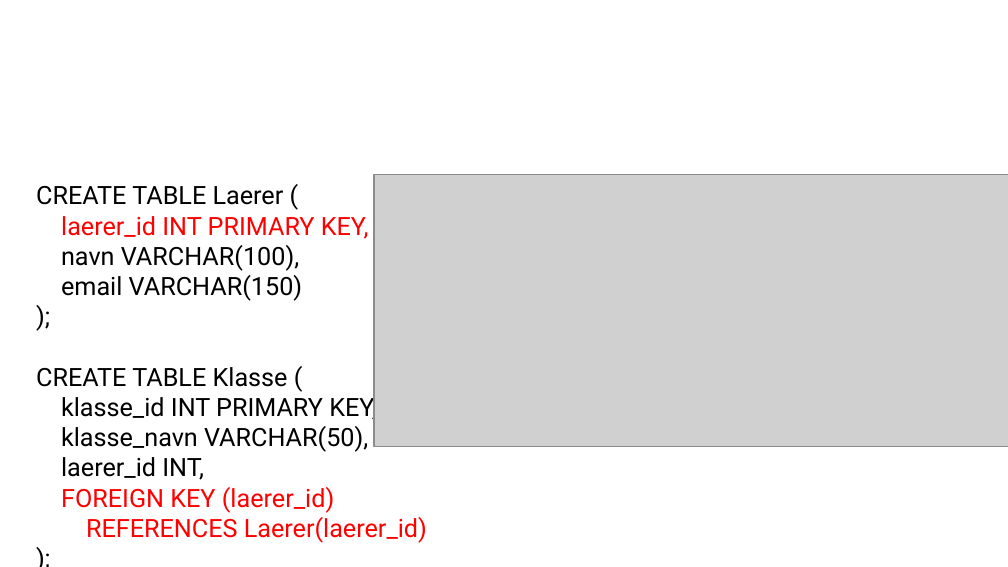
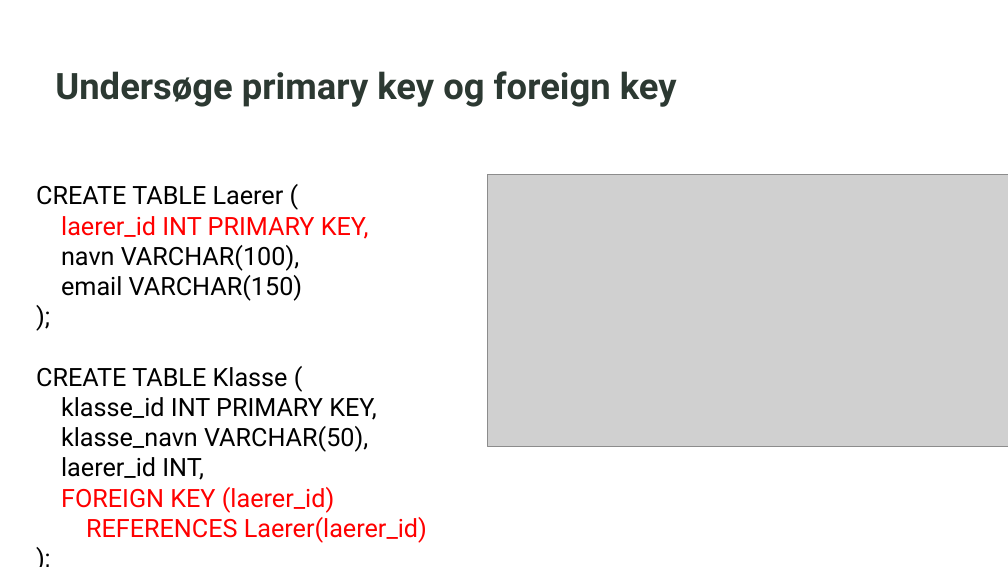
Before and after one commit to xiaoleibi/DMU26, a slide deck: slide 49 of DBPPT/DB Gang1og2.pptx (slide 43 before the commit). Drawn at 1008x567 pixels with LibreOffice and Linux fonts; fonts in the diff are those of the drawing; grey boxes stand for pictures. Boxes give left, top, right and bottom in pixels: in the first picture for what was removed or moved away, otherwise in the second. Text is boxed around its words. In the diff, an @@ line names an element or a change of style, - is before the commit and + after.

```diff
--- a/DBPPT/DB Gang1og2.pptx
+++ b/DBPPT/DB Gang1og2.pptx
@@ text added at (x1=55, y1=71, x2=677, y2=107), 26 pt, text #2C3932, bold @@
+Undersøge primary key og foreign key
@@ picture resized from (x1=374, y1=174, x2=1008, y2=447) to (x1=488, y1=174, x2=1008, y2=447) @@
```
Also in this commit, not shown: 6 other slides changed, 4 slides added, 2 other files.
